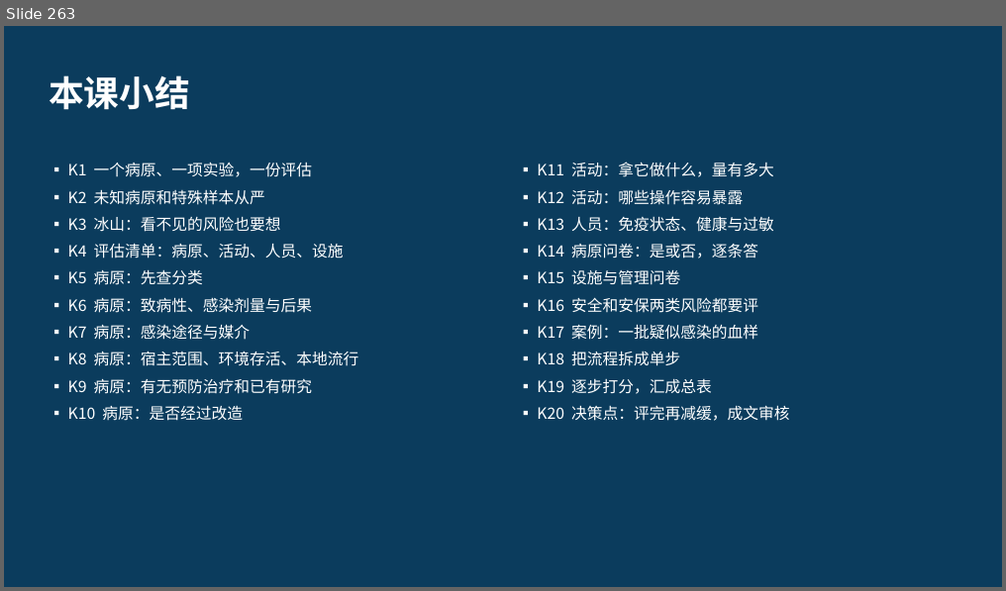
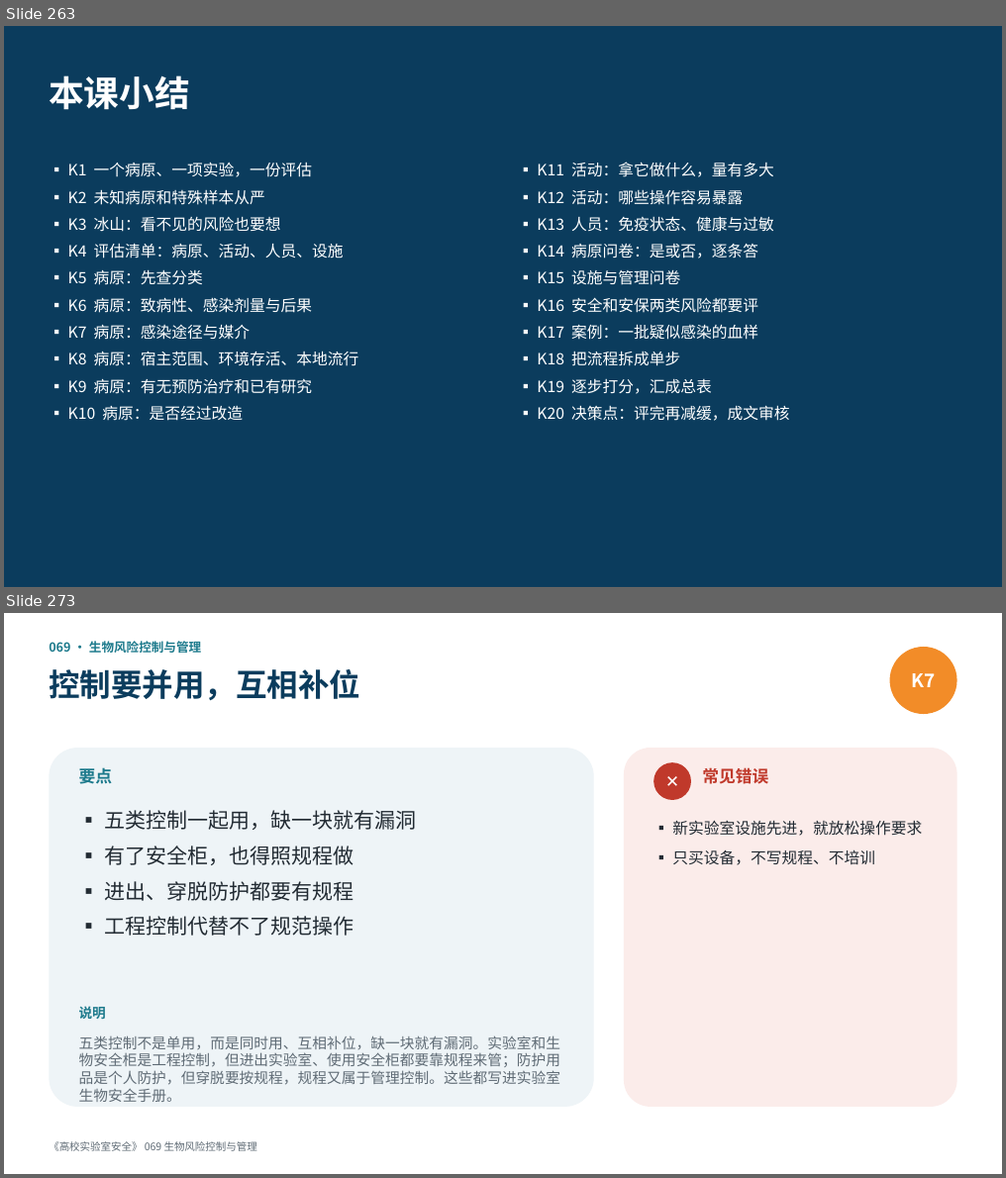
Before and after one commit to hanrongwx-max/videoyoutubo, a slide deck: course/高校实验室安全/课件/第6章_生物安全.pptx. Shown one above the other, each under a label of ours: slide 263 before the commit, slides 263 and 273 after it; the slides between them are not shown. The pictures are 1006x591 and 1006x1178 pixels, drawn with LibreOffice and Linux fonts; fonts in the diff are those of the drawing. Boxes give left, top, right and bottom in pixels: in the first picture for what was removed or moved away, otherwise in the second. Text is boxed around its words. In the diff, an @@ line names an element or a change of style, - is before the commit and + after.

```diff
--- a/course/高校实验室安全/课件/第6章_生物安全.pptx
+++ b/course/高校实验室安全/课件/第6章_生物安全.pptx
@@ slide 273 added at (4, 613, 1002, 1174), background #FFFFFF @@
@@ text added at (49, 641, 201, 653), 12 pt, text #1D7A8C, bold @@
+069 · 生物风险控制与管理
@@ text added at (49, 669, 360, 700), 30 pt, text #0B3C5D, bold @@
+控制要并用，互相补位
@@ ellipse added at (890, 647, 957, 714), fill #F28C28, 18 pt, text #FFFFFF, bold @@
+K7
@@ rounded rectangle added at (49, 748, 594, 1107), fill #EEF4F7 @@
@@ rounded rectangle added at (624, 748, 957, 1107), fill #FBECEA @@
@@ text added at (79, 768, 113, 784), 16 pt, text #1D7A8C, bold @@
+要点
@@ ellipse added at (653, 762, 691, 800), fill #C0392B, 16 pt, text #FFFFFF, bold @@
+✕
@@ text added at (702, 768, 768, 784), 16 pt, text #C0392B, bold @@
+常见错误
@@ text added at (104, 810, 417, 936), 20 pt, text #222B33 @@
+▪ 五类控制一起用，缺一块就有漏洞
+▪ 有了安全柜，也得照规程做
+▪ 进出、穿脱防护都要有规程
+▪ 工程控制代替不了规范操作
@@ text added at (672, 820, 922, 865), 15 pt, text #222B33 @@
+▪ 新实验室设施先进，就放松操作要求
+▪ 只买设备，不写规程、不培训
@@ text added at (79, 1007, 106, 1019), 13 pt, text #1D7A8C, bold @@
+说明
@@ text added at (79, 1036, 560, 1085), 14 pt, text #5F6B75 @@
+五类控制不是单用，而是同时用、互相补位，缺一块就有漏洞。实验室和生物安全柜是工程控制，但进出实验室、使用安全柜都要靠规程来管；防护用品是个人防护，但穿脱要按规程，规程又属于管理控制。这些都写进实验室生物安全手册。
@@ text added at (49, 1142, 257, 1152), 10 pt, text #5F6B75 @@
+《高校实验室安全》 069 生物风险控制与管理
```
Also in this commit, not shown: 26 other slides added, 2 other files.
